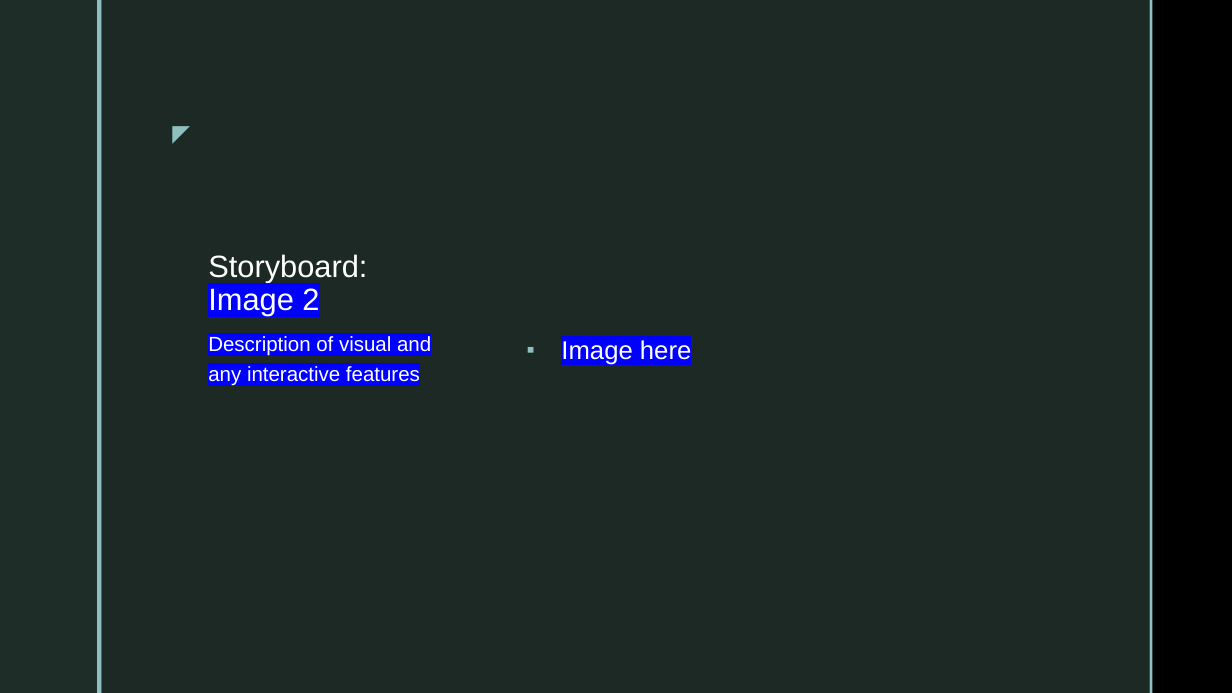
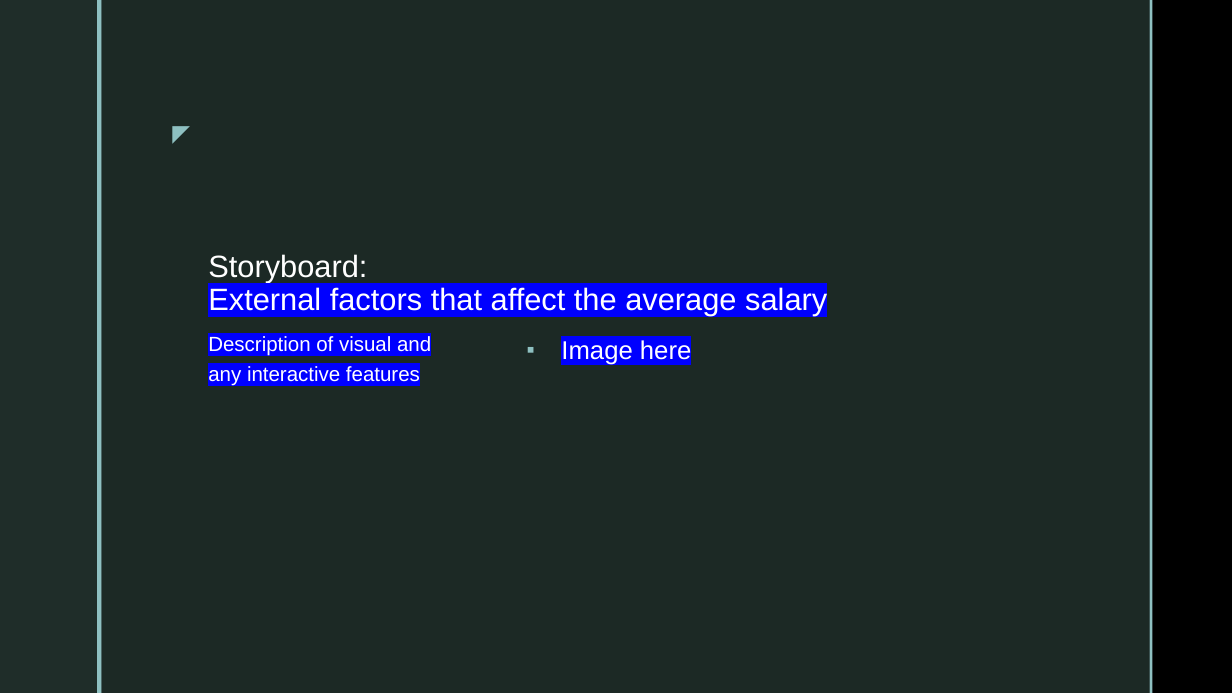
Before and after one commit to Sirius0531/final_project, a slide deck: slide 11 of 2nd Segment Project Deliverable/Deliverable2_Storyboard.pptx (slide 8 before the commit). Drawn at 1232x693 pixels with LibreOffice and Linux fonts; fonts in the diff are those of the drawing; background and template pictures are left out. Boxes give left, top, right and bottom in pixels: in the first picture for what was removed or moved away, otherwise in the second. Text is boxed around its words. In the diff, an @@ line names an element or a change of style, - is before the commit and + after.

```diff
--- a/2nd Segment Project Deliverable/Deliverable2_Storyboard.pptx
+++ b/2nd Segment Project Deliverable/Deliverable2_Storyboard.pptx
@@ title at box(208, 254, 827, 316): text changed @@
-Storyboard: Image 2
+Storyboard:
+External factors that affect the average salary
```
Also in this commit, not shown: 6 other slides changed, 4 slides added, 1 slide removed.
